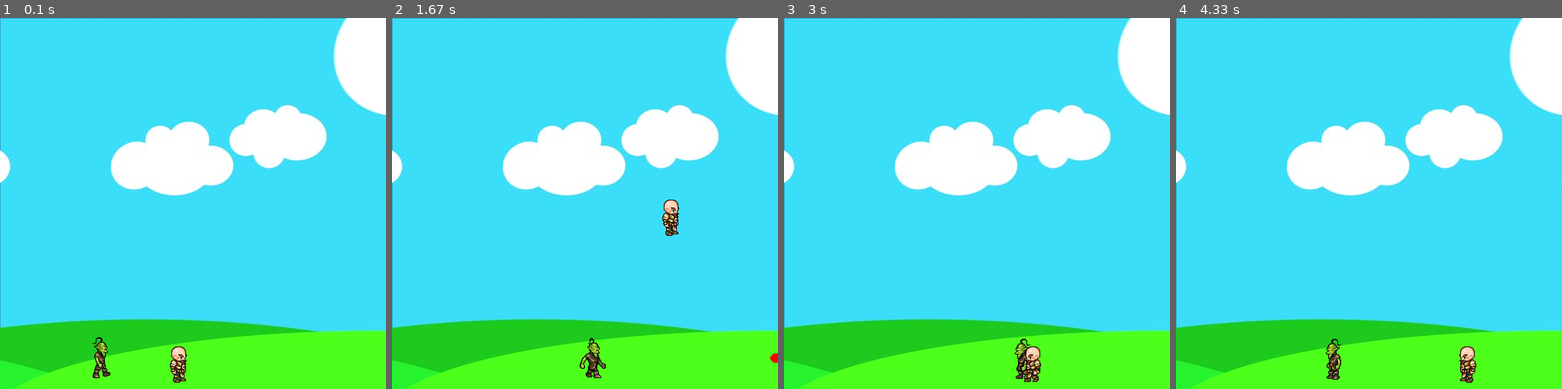
Above: before the commit, frames 1-4 (left to right).
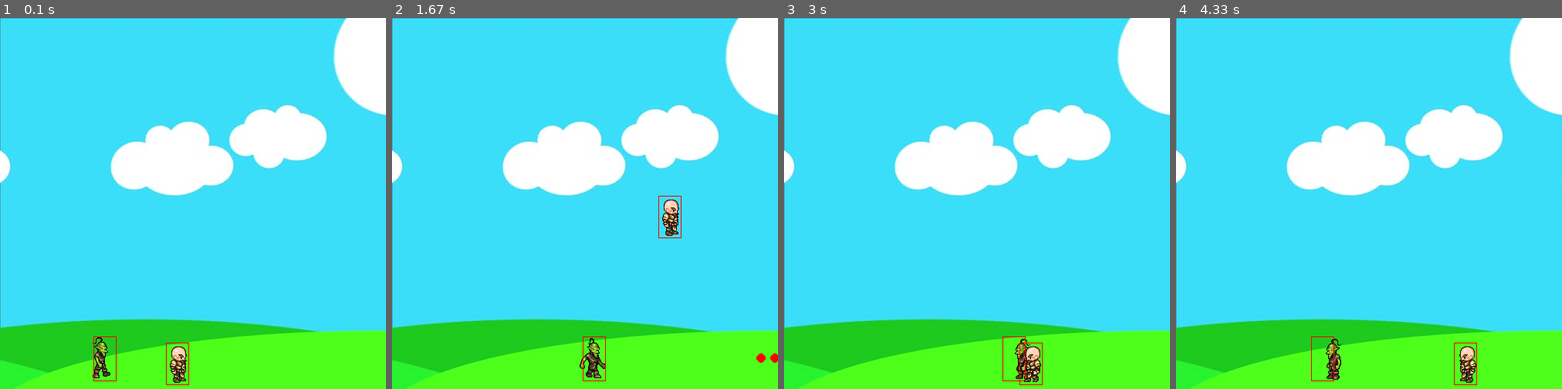
Above: after the commit, the same moments.

Repository: massgiu/PyGameApplication
Game: pygame game, started from src/Main.py
The game is run twice, just before and just after one commit, with the same random seed, the same clock (stepped at 60 frames per second) and the same inputs.
Inputs:
- Up to frame 1 (0.1 s): no input
- Up to frame 2 (1.67 s): hold Space 0.33-0.8 s; hold Right 0.33-0.8 s; hold Right 0.83-1.3 s; hold Up 1.33-1.63 s
- Up to frame 3 (3 s): hold Right 1.67-2.13 s; hold Left 2.17-2.7 s; hold Left from 2.73 s (still down)
- Up to frame 4 (4.33 s): release Left at 3.13 s; hold Up 3.17-3.53 s; hold Right 3.57-4.2 s; hold Left from 4.23 s (still down)

The runs differ from the first frame. In frame 1, 0.1% of the frame differs, in the area x 24-49%, y 85-99%; in frame 2, 0.2%, in the area x 49-100%, y 47-98%; in frame 3, 0.1%; in frame 4, 0.1%.

Commit message:
Created hitbox, defined shootloop, and collision check.

Diff:
--- a/src/Enemy.py
+++ b/src/Enemy.py
@@ -1,5 +1,6 @@
 from src.AbstractCharacter import AbstractCharacter
 from src.Utils import Utils
+import pygame
 
 
 class Enemy(AbstractCharacter):
@@ -24,6 +25,9 @@
             win.blit(Utils.walkLeftE[self.walkCount // int(Utils.clockTickEnemy / len(Utils.img_list_enemy))],
                      (self.x, self.y))
             self.walkCount += 1
+        #hitbox
+        self.hitbox = (self.x + 15, self.y + 2, 30, 58)
+        pygame.draw.rect(win, (255, 0, 0), self.hitbox, 1)
 
     def move(self):
         if self.vel > 0:  # If we are moving right
@@ -43,3 +47,6 @@
         self.vel = self.vel * -1
         self.x += self.vel
         self.walkCount = 0
+
+    def hit(self):
+        print('hit')
--- a/src/Main.py
+++ b/src/Main.py
@@ -24,7 +24,7 @@
 
     # fires bullets
     if keys[pygame.K_SPACE]:
-        player.fire_bullets()
+        player.fire_bullets(goblin)
     # Left
     if keys[pygame.K_LEFT]:
         player.go_left()
--- a/src/Player.py
+++ b/src/Player.py
@@ -16,6 +16,7 @@
         self.isWalking = False
         self.jumpCount = Utils.initCount
         self.bullets = []
+        self.shootLoop = 0
 
     def draw(self, win):
         # move bullets at every cycle scan
@@ -26,32 +27,41 @@
         if self.isWalking:
             if self.left:  # facing left
                 win.blit(Utils.walkLeft[self.walkCount // int(Utils.clockTick / len(Utils.img_list))],
-                         (self.x, self.y))  # We integer divide walkCount by a k(Utils.clockTick / len(Utils.img_list)) to ensure each
-                                                    # image is shown k times every animation
+                         (self.x,
+                          self.y))  # We integer divide walkCount by a k(Utils.clockTick / len(Utils.img_list)) to ensure each
+                # image is shown k times every animation
             elif self.right:  # facing right
                 win.blit(Utils.walkRight[self.walkCount // int(Utils.clockTick / len(Utils.img_list))],
                          (self.x, self.y))
             self.walkCount += 1
-        #if it's not walking, loads first image
+        # if it's not walking, loads first image
         else:
-            if self.left: #if is turned on left
+            if self.left:  # if is turned on left
                 win.blit(Utils.walkLeft[0], (self.x, self.y))  # If the character is standing still
-            else: #if is turned on right
+            else:  # if is turned on right
                 win.blit(Utils.walkRight[0], (self.x, self.y))
+        # hitbox
+        self.hitbox = (self.x + 15, self.y + 10, 30, 55)
+        pygame.draw.rect(win, (255, 0, 0), self.hitbox, 1)
+        # bullets
+        if self.shootLoop < Utils.numMaxBullet:
+            self.shootLoop+=1
+        else:
+            self.shootLoop=0
         for bullet in self.bullets:
             bullet.draw(win)
         pygame.display.update()
 
     def go_left(self):
         if self.x > self.vel - self.width / 2:
-            self.x -= self.vel #decrement x
+            self.x -= self.vel  # decrement x
             self.left = True
             self.right = False
             self.isWalking = True
 
     def go_right(self):
         if self.x < Utils.screen_width - self.width:
-            self.x += self.vel #increment x
+            self.x += self.vel  # increment x
             self.left = False
             self.right = True
             self.isWalking = True
@@ -79,13 +89,15 @@
             self.isJump = False
             self.jumpCount = Utils.initCount
 
-    def fire_bullets(self):
-        facing = -1 if self.left else 1
-        if len(self.bullets) < Utils.numMaxBullet:  # it fires until numMAx bullets
-            # create a bullet starting at the middle of the character and put in bullets vector
-            self.bullets.append(
-                Projectile(round(self.x + self.width / 2), round(self.y + self.height / 2), 6, (255, 0, 0),
-                           facing))
+    def fire_bullets(self, enemy):
+        self.enemy = enemy
+        if self.shootLoop == 0:
+            facing = -1 if self.left else 1
+            if len(self.bullets) < Utils.numMaxBullet:  # it fires until numMAx bullets
+                # create a bullet starting at the middle of the character and put in bullets vector
+                self.bullets.append(
+                    Projectile(round(self.x + self.width / 2), round(self.y + self.height / 2), 6, (255, 0, 0),
+                               facing))
 
     def move_bullets(self):
         for bullet in self.bullets:
@@ -93,3 +105,10 @@
                 bullet.x += bullet.vel
             else:  # remove bullets out of screen
                 self.bullets.pop(self.bullets.index(bullet))
+            #Check collision with enemu
+            if (bullet.y - bullet.radius < self.enemy.hitbox[1] + self.enemy.hitbox[3]) and \
+                    (bullet.y + bullet.radius > self.enemy.hitbox[1]):  # Checks x coords
+                if (bullet.x + bullet.radius > self.enemy.hitbox[0]) and (bullet.x - bullet.radius < self.enemy.hitbox[0] + \
+                        self.enemy.hitbox[2]):  # Checks y coords
+                    self.enemy.hit()
+                    self.bullets.pop(self.bullets.index(bullet))  # removes bullet from bullet list
